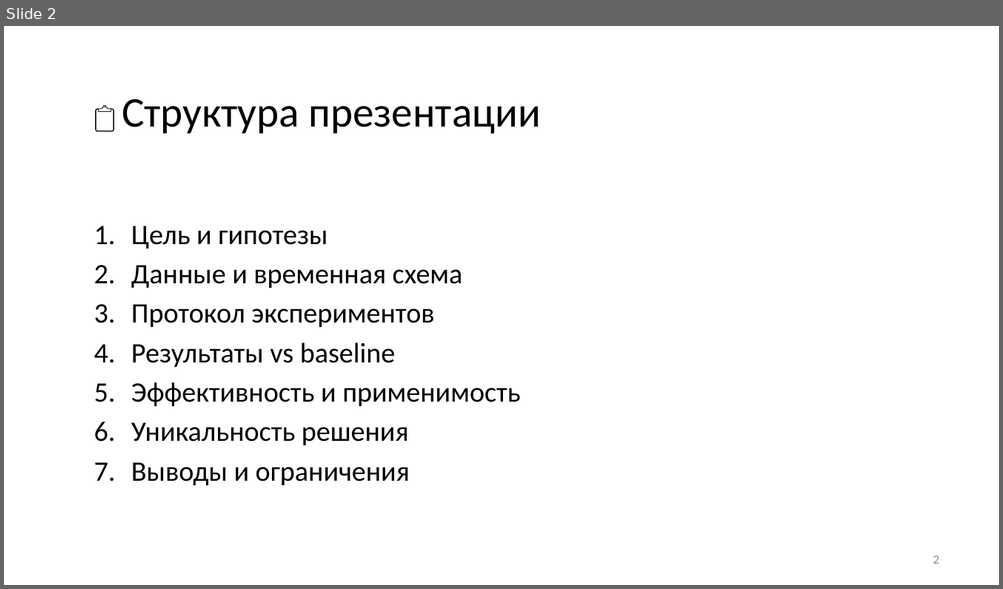
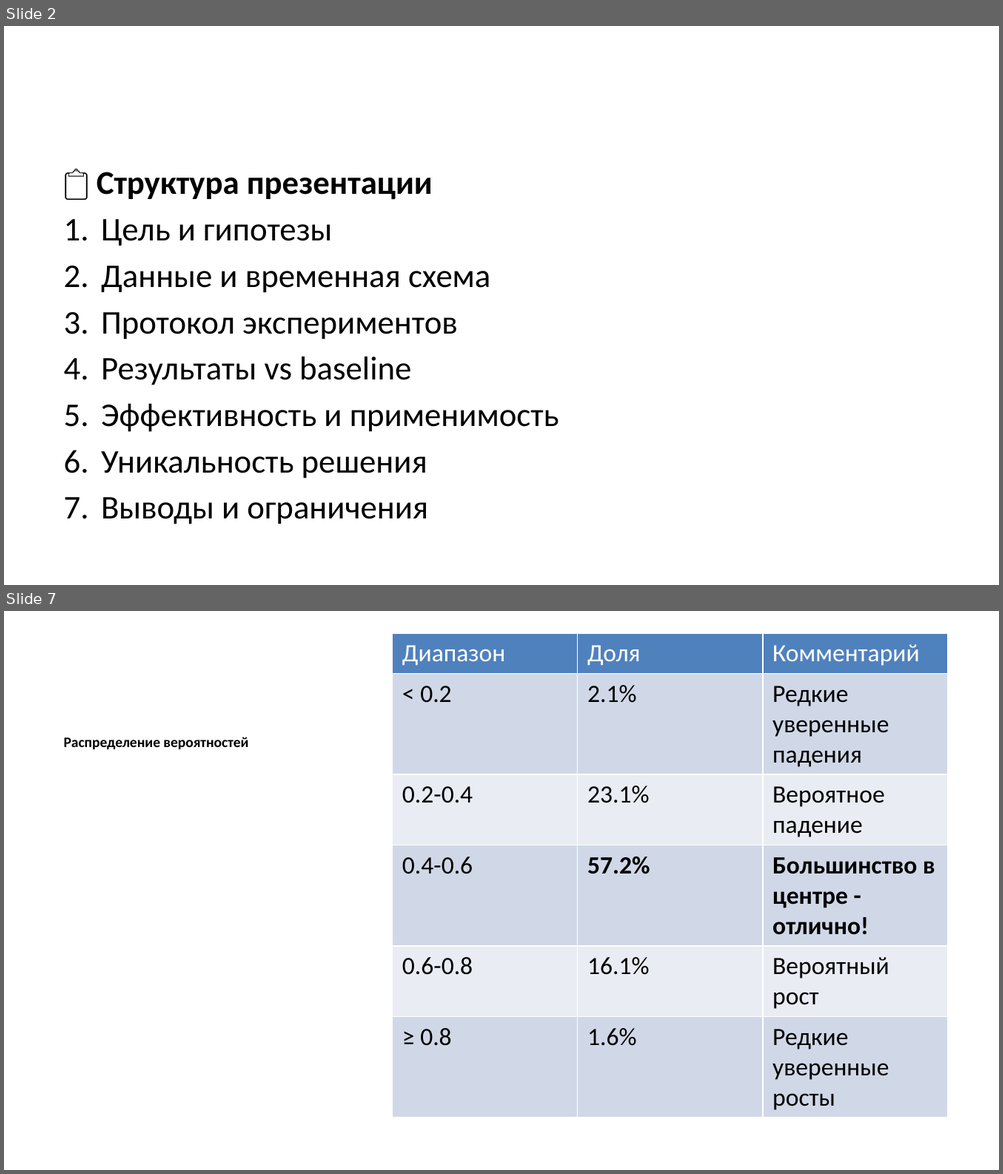
Before and after one commit to sokanaid/finnam-forecast-pulsetech, a slide deck: PITCH_PRESENTATION.pptx. Shown one above the other, each under a label of ours: slide 2 before the commit, slides 2 and 7 after it; the slides between them are not shown. The pictures are 1003x589 and 1003x1174 pixels, drawn with LibreOffice and Linux fonts; fonts in the diff are those of the drawing. Boxes give left, top, right and bottom in pixels: in the first picture for what was removed or moved away, otherwise in the second. Text is boxed around its words. In the diff, an @@ line names an element or a change of style, - is before the commit and + after.

```diff
--- a/PITCH_PRESENTATION.pptx
+++ b/PITCH_PRESENTATION.pptx
@@ slide 7 added at (4, 611, 999, 1170), background #FFFFFF @@
@@ table added at (392, 633, 947, 1113), 6 rows, 3 columns @@
+Диапазон | Доля | Комментарий
+< 0.2 | 2.1% | Редкие уверенные падения
+0.2-0.4 | 23.1% | Вероятное падение
+0.4-0.6 | 57.2% | Большинство в центре - отлично!
+0.6-0.8 | 16.1% | Вероятный рост
+≥ 0.8 | 1.6% | Редкие уверенные росты
@@ text added at (64, 737, 248, 749), 10.5 pt, text #000000, bold @@
+Распределение вероятностей
@@ slide 2 changed as well @@
@@ text "📋 Структура презентации": place and size @@
-text "📋 Структура презентации" at (122, 99, 540, 486)
+text "📋 Структура презентации" at (96, 172, 559, 525)
@@ text "📋 Структура презентации" at (96, 172, 559, 525): size 20.4 to 24 pt in "📋", "Цель и гипотезы", "Данные и временная схема", "Протокол экспериментов" and 4 more places; size 30.6 to 24 pt, bold on in "Структура презентации" @@
@@ page number removed at (933, 556, 939, 564) @@
-2
```
Also in this commit, not shown: 8 other slides changed, 7 other slides added, 4 slides removed, 1 other file.
